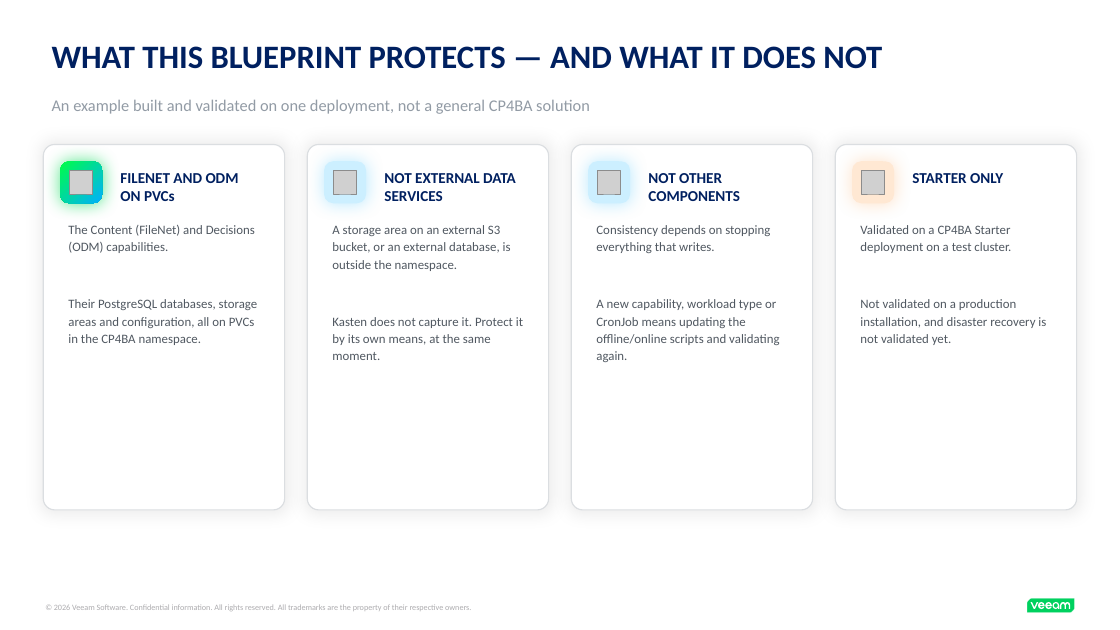
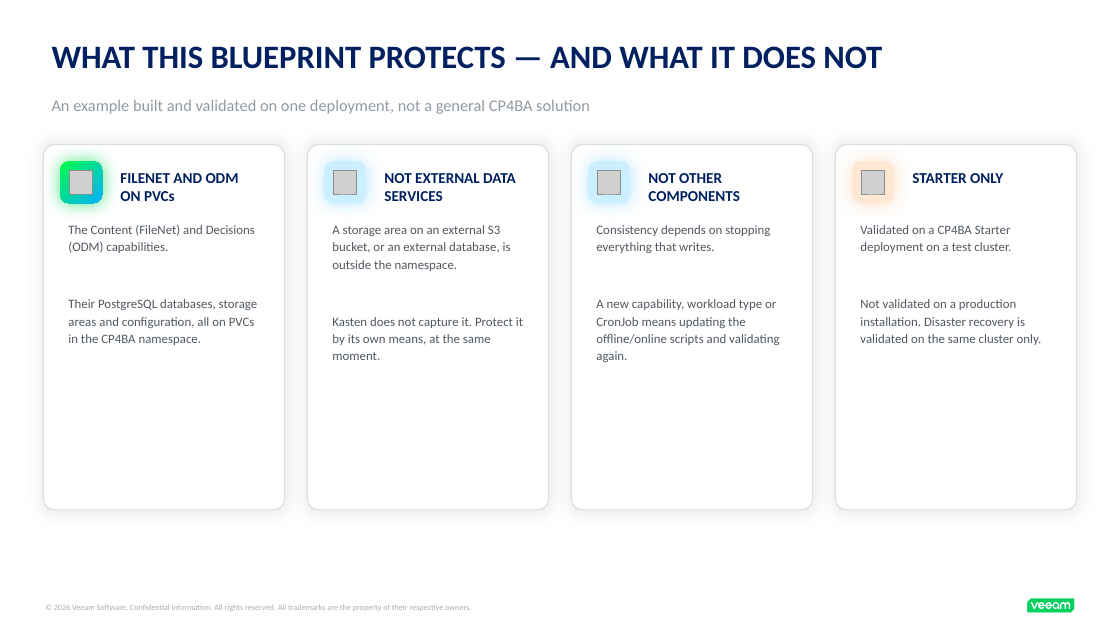
Before and after one commit to kastenhq/blueprint-ai, a slide deck: slide 4 of cp4ba-example/cp4ba.pptx. Drawn at 1120x630 pixels with LibreOffice and Linux fonts; fonts in the diff are those of the drawing; grey boxes stand for pictures. Boxes give left, top, right and bottom in pixels: in the first picture for what was removed or moved away, otherwise in the second. Text is boxed around its words. In the diff, an @@ line names an element or a change of style, - is before the commit and + after.

```diff
--- a/cp4ba-example/cp4ba.pptx
+++ b/cp4ba-example/cp4ba.pptx
@@ text at (860, 299, 1042, 345): text changed @@
-Not validated on a production installation, and disaster recovery is not validated yet.
+Not validated on a production installation. Disaster recovery is validated on the same cluster only.
```
Also in this commit, not shown: 4 other slides changed, 1 slide added, 5 other files.
